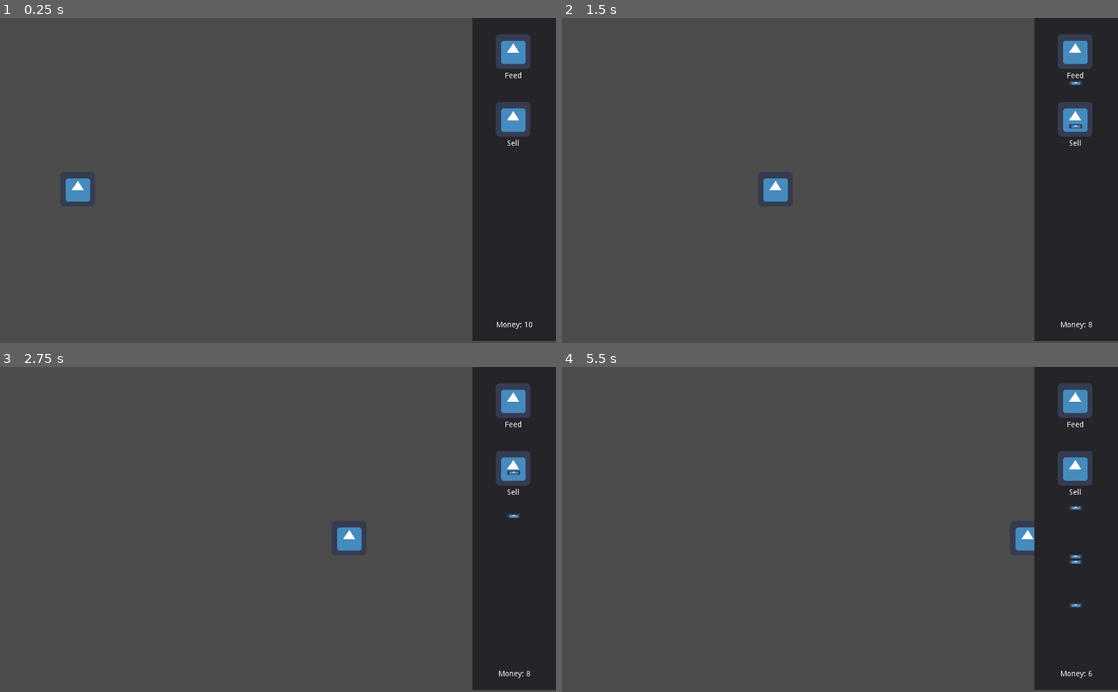
Above: before the commit, frames 1-4 (two rows, left to right).
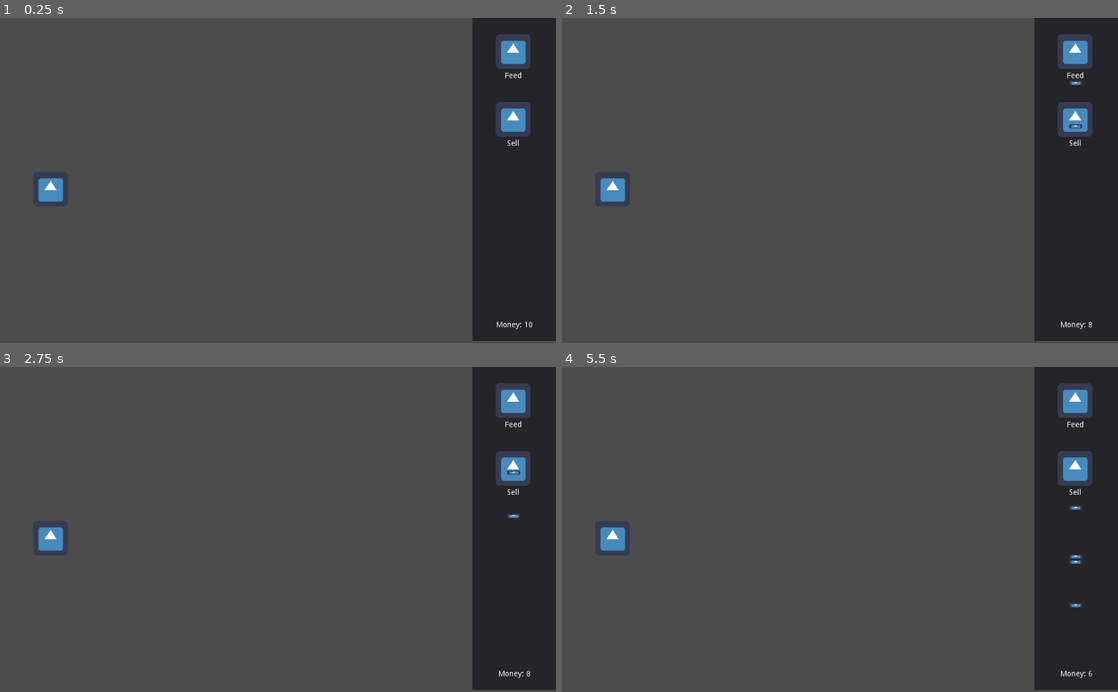
Above: after the commit, the same moments.

Repository: Struckdown/oohgamejam2020
Game: Godot game, scene res://Scenes/World.tscn
The game is run twice, just before and just after one commit, with the same random seed, the same clock (stepped at 60 frames per second) and the same inputs. The engine's default icon, where the game draws it, is replaced by a stand-in: a white triangle on a blue panel in a dark square.
Inputs (mouse positions are in pixels of both pictures, inside the frame that each line leads up to):
- Up to frame 1 (0.25 s): no input
- Up to frame 2 (1.5 s): click "Feed" at 0.5 s; click "Sell" at 1.25 s
- Up to frame 3 (2.75 s): click "Feed" at 2 s
- Up to frame 4 (5.5 s): click "Sell" at 2.75 s; click "Feed" at 3.5 s; click "Sell" at 4.25 s; move the mouse to (962, 513) at 5.02 s; click (962, 513) at 5.17 s

The runs differ from the first frame. In frame 1, 0.6% of the frame differs, in the area x 6-17%, y 49-57%; in frame 2, 0.6%; in frame 3, 0.6%, in the area x 6-66%, y 49-57%; in frame 4, 0.6%.
Error after the commit: Invalid operands 'Vector2' and 'Nil' in operator '*'. (res://Scripts/Fish.gd:42)

Commit message:
added chasing

Diff:
--- a/src/Scenes/Fish.tscn
+++ b/src/Scenes/Fish.tscn
@@ -1,7 +1,8 @@
-[gd_scene load_steps=6 format=2]
+[gd_scene load_steps=7 format=2]
 
 [ext_resource path="res://icon.png" type="Texture" id=1]
 [ext_resource path="res://Scripts/Fish.gd" type="Script" id=2]
+[ext_resource path="res://Scripts/eat_area.gd" type="Script" id=3]
 
 [sub_resource type="SpriteFrames" id=1]
 animations = [ {
@@ -11,24 +12,28 @@
 "speed": 5.0
 } ]
 
-[sub_resource type="CircleShape2D" id=3]
+[sub_resource type="CircleShape2D" id=2]
 radius = 115.498
 
-[sub_resource type="CapsuleShape2D" id=2]
+[sub_resource type="CapsuleShape2D" id=3]
 radius = 30.6025
 height = 3.58834
 
 [node name="Fish" type="Area2D"]
 script = ExtResource( 2 )
+SPEED = null
+CHASE_SPEED = null
 
 [node name="AnimatedSprite" type="AnimatedSprite" parent="."]
 frames = SubResource( 1 )
 
 [node name="detect_box" type="CollisionShape2D" parent="."]
-shape = SubResource( 3 )
+shape = SubResource( 2 )
 
 [node name="eat_area" type="Area2D" parent="."]
+script = ExtResource( 3 )
 
 [node name="eat_box" type="CollisionShape2D" parent="eat_area"]
-shape = SubResource( 2 )
+shape = SubResource( 3 )
 [connection signal="area_entered" from="." to="." method="_on_Fish_area_entered"]
+[connection signal="area_entered" from="eat_area" to="eat_area" method="_on_eat_area_area_entered"]
--- a/src/Scenes/Pellet.tscn
+++ b/src/Scenes/Pellet.tscn
@@ -13,7 +13,7 @@
 scale = Vector2( 0.375, 0.115 )
 texture = ExtResource( 1 )
 
-[node name="Area2D" type="Area2D" parent="."]
+[node name="Pellet" type="Area2D" parent="."]
 
-[node name="CollisionShape2D" type="CollisionShape2D" parent="Area2D"]
+[node name="CollisionShape2D" type="CollisionShape2D" parent="Pellet"]
 shape = SubResource( 1 )
--- a/src/Scripts/Fish.gd
+++ b/src/Scripts/Fish.gd
@@ -1,11 +1,12 @@
 extends Area2D
 
 export var SPEED = 200
-export var CHASE_SPEED = 400
+export var CHASE_SPEED = 600
 var screen_size
 var swim_direct_horizontal
 var chase_flag
 var chase_food
+var chase_direction
 
 # Declare member variables here. Examples:
 # var a = 2
@@ -24,8 +25,9 @@
 	if chase_flag == 0:
 		swim_passive(delta)
 	else:
-		var chase_direction = (Area2D.get_pos() - chase_food.get_pos()).normalized()
-		position += chase_direction * delta * CHASE_SPEED
+		chase_direction = (chase_food.position - position).normalized()
+		position.x -= chase_direction.y * delta * CHASE_SPEED
+		position.y += chase_direction.x * delta * CHASE_SPEED
 		position.x = clamp(position.x, 0, screen_size.x)
 		position.y = clamp(position.y, 0, screen_size.y)
 
@@ -47,6 +49,9 @@
 
 
 
+
 func _on_Fish_area_entered(area):
-	if chase_flag == 0 and area.name == "Food":
+	print(area.name)
+	if chase_flag == 0 and area.name == 'Pellet':
 		chase_food = area
+		chase_flag = 1
--- /dev/null
+++ b/src/Scripts/eat_area.gd
@@ -0,0 +1,20 @@
+extends Area2D
+
+
+# Declare member variables here. Examples:
+# var a = 2
+# var b = "text"
+
+
+# Called when the node enters the scene tree for the first time.
+func _ready():
+	pass # Replace with function body.
+
+
+# Called every frame. 'delta' is the elapsed time since the previous frame.
+#func _process(delta):
+#	pass
+
+
+func _on_eat_area_area_entered(area):
+	print('Yum')
